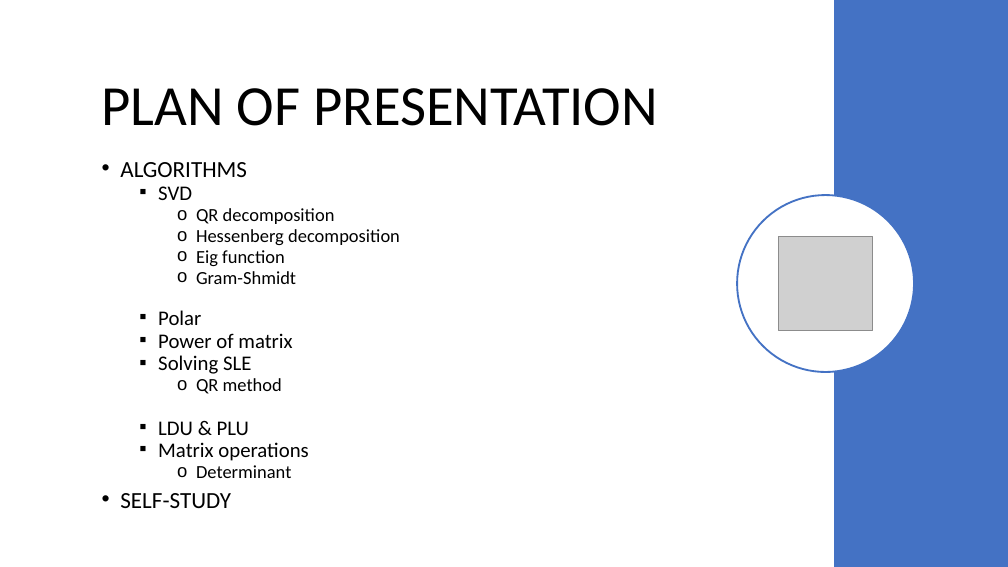
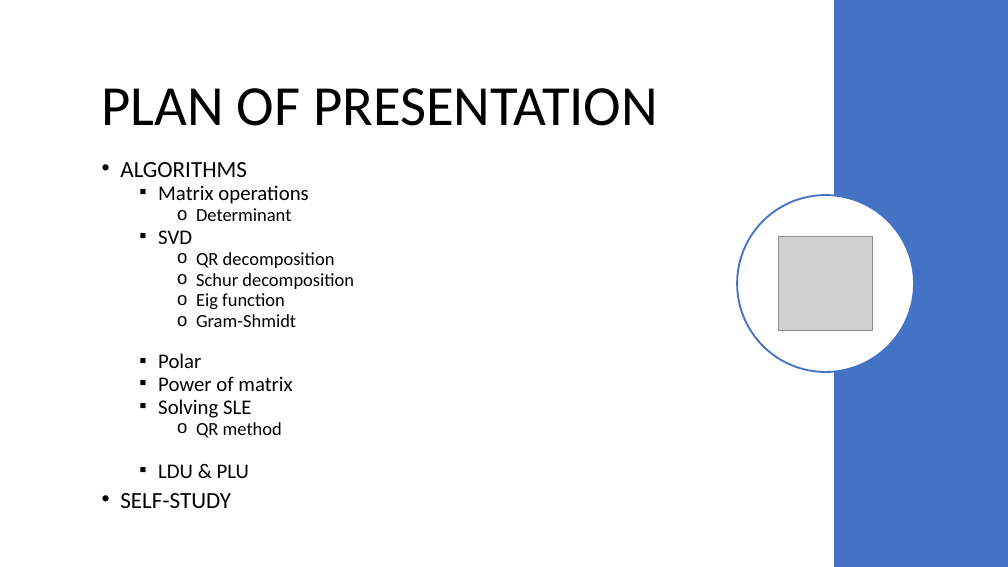
Before and after one commit to netalydana28/Python2, a slide deck: slide 1 of project3/algebra.pptx. Drawn at 1008x567 pixels with LibreOffice and Linux fonts; fonts in the diff are those of the drawing; grey boxes stand for pictures. Boxes give left, top, right and bottom in pixels: in the first picture for what was removed or moved away, otherwise in the second. Text is boxed around its words. In the diff, an @@ line names an element or a change of style, - is before the commit and + after.

```diff
--- a/project3/algebra.pptx
+++ b/project3/algebra.pptx
@@ text at <box>158,185,308,221</box>: paragraphs added @@
+  ▪ Matrix operations
+    o Determinant
@@ text at <box>196,273,354,289</box>: text changed @@
-    o Hessenberg decomposition
+    o Schur decomposition
@@ text at <box>158,442,308,478</box>: paragraphs removed @@
-  ▪ Matrix operations
-    o Determinant
```
Also in this commit, not shown: 3 other slides changed, 13 slides added, 5 slides removed, 2 other files.
